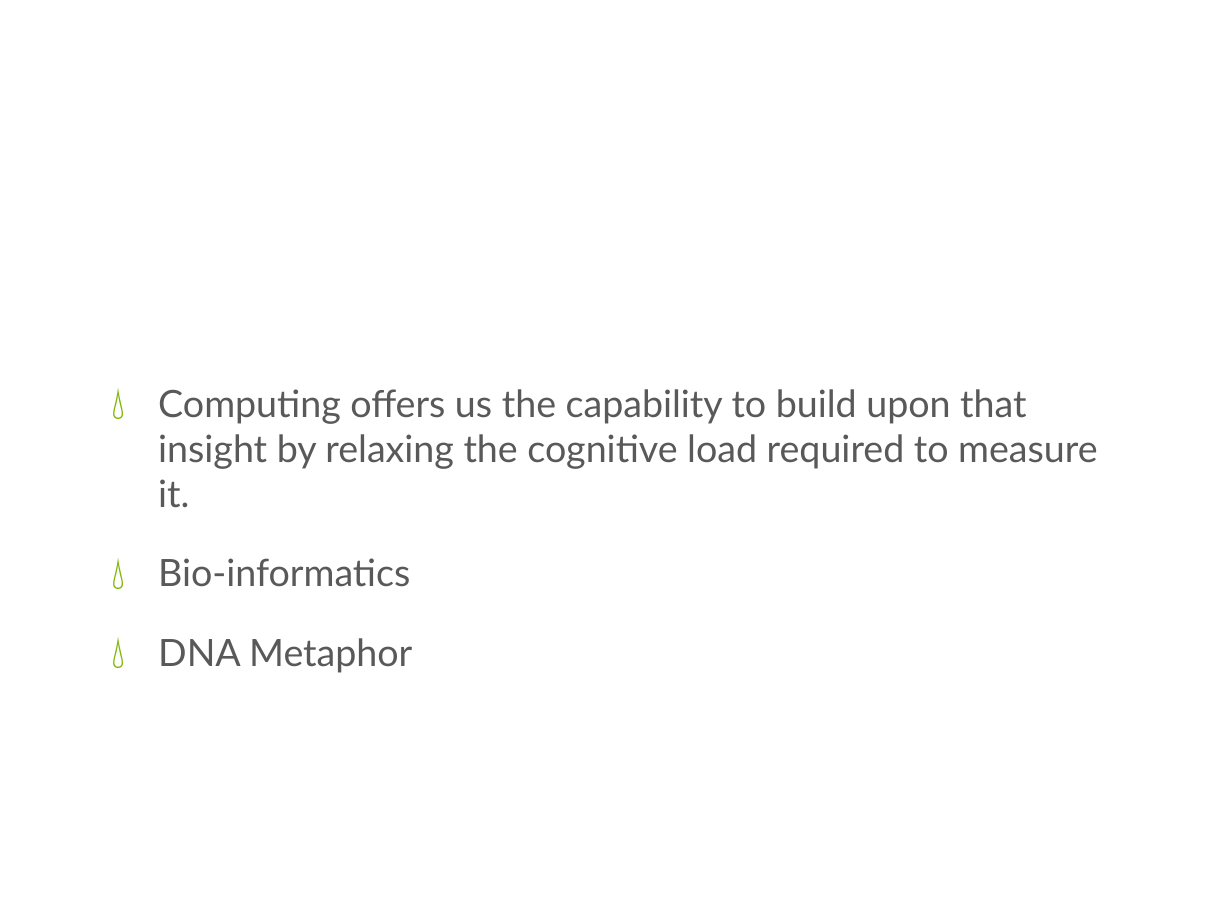
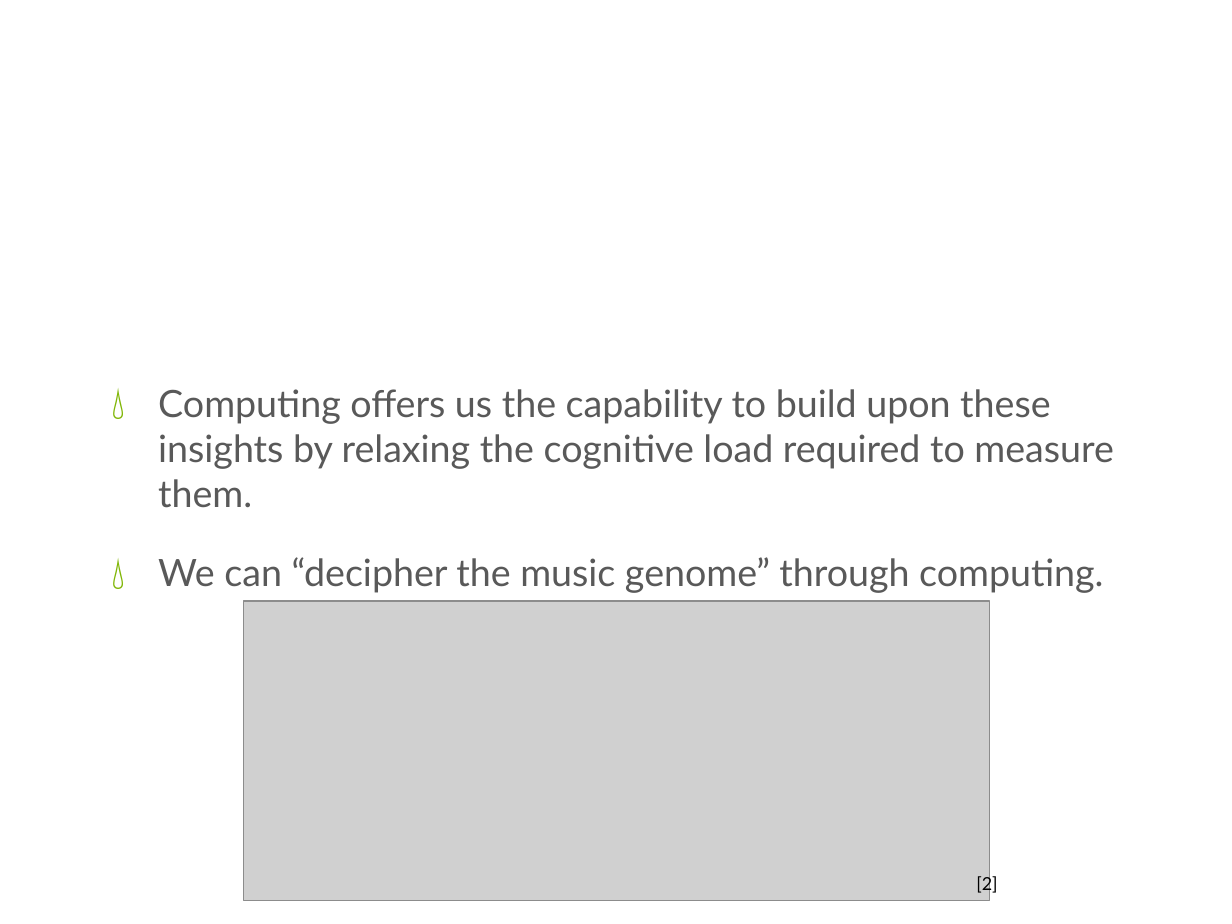
Before and after one commit to xwsxethan/MusicScoring, a slide deck: slide 5 of Documents/Thesis/ThesisDissertation.pptx. Drawn at 1232x924 pixels with LibreOffice and Linux fonts; fonts in the diff are those of the drawing; grey boxes stand for pictures; background and template pictures are left out. Boxes give left, top, right and bottom in pixels: in the first picture for what was removed or moved away, otherwise in the second. Text is boxed around its words. In the diff, an @@ line names an element or a change of style, - is before the commit and + after.

Commit message:
Adding worked out example and DNA picture to the slides.
Related to xwsxethan/MusicScoring#103

```diff
--- a/Documents/Thesis/ThesisDissertation.pptx
+++ b/Documents/Thesis/ThesisDissertation.pptx
@@ text at (158,389,1113,593): text changed @@
-💧 Computing offers us the capability to build upon that insight by relaxing the cognitive load required to measure it.
-💧 Bio-informatics
-💧 DNA Metaphor
+💧 Computing offers us the capability to build upon these insights by relaxing the cognitive load required to measure them.
+💧 We can “decipher the music genome” through computing.
@@ picture added at (244,601,991,901) @@
@@ text added at (976,874,997,894), 10.5 pt, text #000000 @@
+[2]
```
Also in this commit, not shown: 3 other slides changed, 13 slides added, 6 other files.
